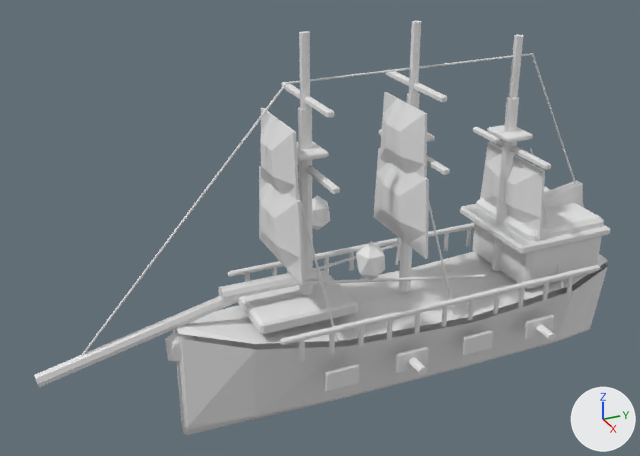
Renders of the Blender file ArtSource/Models/Blender/EnemyShipsV04/enemy_hunter_v04.blend from each side of a commit.
Camera for both pictures: a 50 mm lens placed at (5.27, -3.09, 3.76), pointed at (-0.09, -0.68, 1.08). The lights are fixed; the arrows at lower right show +X, +Y and +Z. The older version comes first.

The older version as bpy lines, for what is in view:
```python
ob_bowsprit_main = bpy.data.objects.new('Bowsprit_Main', me_円柱_022)
ob_bowsprit_main.location = (0.0, -2.072, 0.559)
ob_bowsprit_main.rotation_euler = (1.344, 0.0, 3.142)  # degrees (77, 0, 180)
ob_bowsprit_main.scale = (0.86, 1.16, 0.94)
ob_enemy_corsair_deck = bpy.data.objects.new('Enemy_Corsair_Deck', me_enemy_corsair_hull_deckmesh)
ob_enemy_corsair_deck.location = (0.0, 0.0, 0.0)
ob_enemy_corsair_deck.rotation_euler = (0.0, 0.0, 3.142)  # degrees (0, 0, 180)
ob_enemy_corsair_deck.scale = (0.86, 1.16, 0.94)
ob_hunter_aft_fin = bpy.data.objects.new('Hunter_Aft_Fin', me_立方体_027)
ob_hunter_aft_fin.location = (0.0, 1.38, 0.78)
ob_hunter_aft_fin.rotation_euler = (-0.157, 0.0, 3.142)  # degrees (-9, 0, 180)
ob_hunter_tracking_lantern_1 = bpy.data.objects.new('Hunter_Tracking_Lantern_1', me_ico球_002)
ob_hunter_tracking_lantern_1.location = (-0.45, -0.54, 1.03)
ob_hunter_tracking_lantern_1.rotation_euler = (0.0, 0.0, 3.142)  # degrees (0, 0, 180)
ob_hunter_tracking_lantern__1 = bpy.data.objects.new('Hunter_Tracking_Lantern_-1', me_ico球_001)
ob_hunter_tracking_lantern__1.location = (0.45, -0.54, 1.03)
ob_hunter_tracking_lantern__1.rotation_euler = (0.0, 0.0, 3.142)  # degrees (0, 0, 180)
# also in view: 'Mast_1_Lower' at (0.0, -0.83, 1.25); 'Stern_Quarterdeck' at (0.0, 1.17, 0.84); 'Mast_2_Top' at (0.0, 0.0, 2.19); 'Tier_3_Port_TopRail' at (0.54, 0.09, 0.61); 'Sail_2_2' at (0.0, -0.1, 1.71)
```
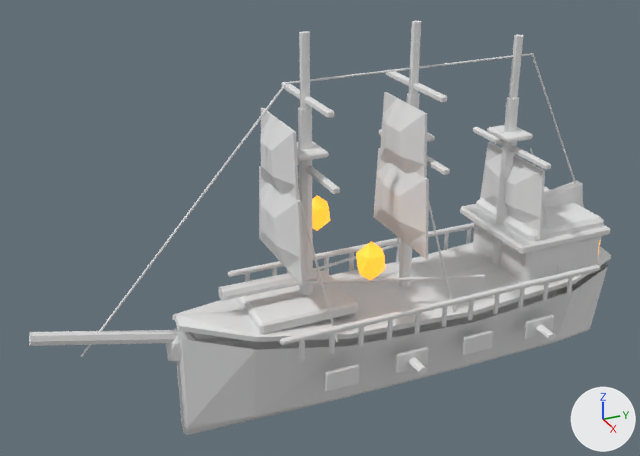
Location of each change, (x1, y1, x2, y2) in pixels of the pictures (640 x 456 px):
'Enemy_Corsair_Deck', reshaped (7% taller)
    before: (177, 251, 608, 344)
    after: (172, 242, 611, 342)
'Bowsprit_Main', turned
    before: (34, 296, 239, 387)
    after: (29, 330, 239, 346)
'Hunter_Tracking_Lantern_-1', recoloured, surface changed
    both: (356, 241, 385, 280)
'Hunter_Tracking_Lantern_1', recoloured, surface changed
    both: (312, 195, 330, 231)

Edits to the bpy script that builds the scene:
```text
Change mat_glassglow_v03:
    mat_glassglow_v03.base_color: (0.8, 0.8, 0.8) -> (1.0, 0.35, 0.025)  # white #e7e7e7 -> orange #ffa02c
    add mat_glassglow_v03.emission_color = (1.0, 0.35, 0.025)  # orange #ffa02c
    add mat_glassglow_v03.emission_strength = 1.4
Change me_enemy_corsair_hull_deckmesh:
    used by ob_enemy_corsair_deck; location = (0.0, 0.0, 0.0); rotation_euler = (0.0, 0.0, 3.142), in degrees (0, 0, 180); scale = (0.86, 1.16, 0.94)
    remove me_enemy_corsair_hull_deckmesh.from_pydata(...)  # 18 vertices, 10 faces; spans x -0.51..0.51, y -1.48..1.57, z 0.41..0.64
    add me_enemy_corsair_hull_deckmesh.from_pydata(...)  # 36 vertices, 34 faces; spans x -0.56..0.56, y -1.48..1.57, z 0.44..0.72
    me_enemy_corsair_hull_deckmesh part 1: the whole mesh is rebuilt
Change ob_bowsprit_main:
    ob_bowsprit_main.rotation_euler: (1.344, 0.0, 3.142) -> (-1.344, 0.0, 3.142)  # degrees (77, 0, 180) -> degrees (-77, 0, 180)
```
